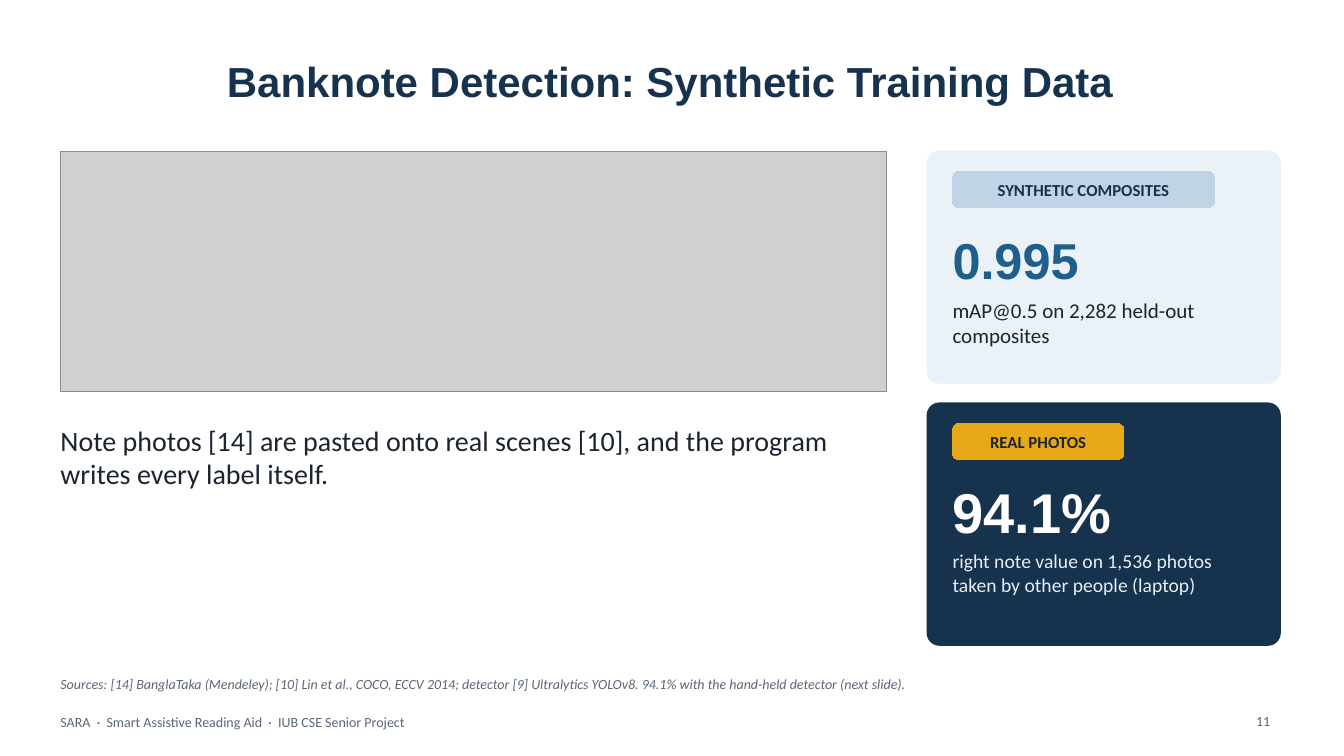
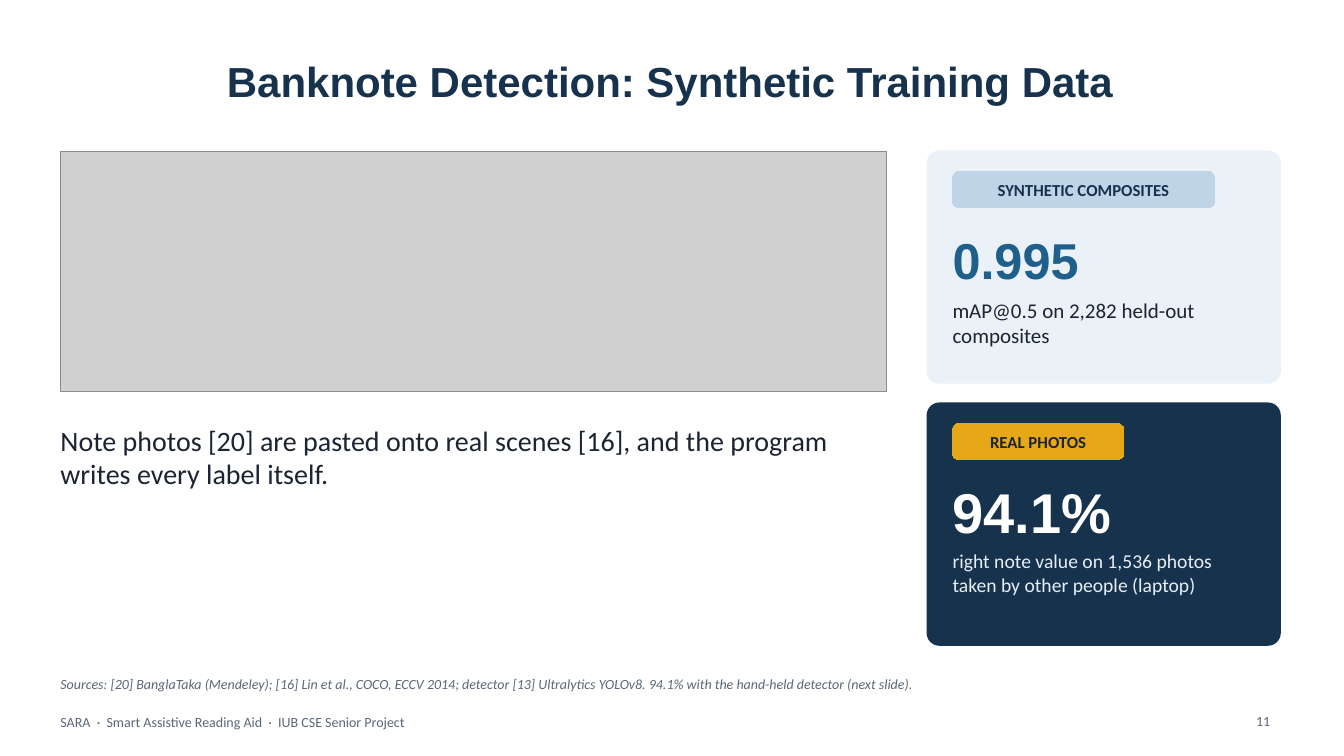
Before and after one commit to aflam330/Senior_project_wearable_glass_for_blind_people_using_ocr_and_ylo, a slide deck: slide 11 of Thesis Report and paper/thesis report/slides/SARA_Presentation_Redesigned.pptx. Drawn at 1344x756 pixels with LibreOffice and Linux fonts; fonts in the diff are those of the drawing; grey boxes stand for pictures; background and template pictures are left out. Boxes give left, top, right and bottom in pixels: in the first picture for what was removed or moved away, otherwise in the second. Text is boxed around its words. In the diff, an @@ line names an element or a change of style, - is before the commit and + after.

```diff
--- a/Thesis Report and paper/thesis report/slides/SARA_Presentation_Redesigned.pptx
+++ b/Thesis Report and paper/thesis report/slides/SARA_Presentation_Redesigned.pptx
@@ text at [60,430,827,489]: text changed @@
-Note photos [14] are pasted onto real scenes [10], and the program writes every label itself.
+Note photos [20] are pasted onto real scenes [16], and the program writes every label itself.
@@ text at [60,679,912,692]: text changed @@
-Sources: [14] BanglaTaka (Mendeley); [10] Lin et al., COCO, ECCV 2014; detector [9] Ultralytics YOLOv8. 94.1% with the hand-held detector (next slide).
+Sources: [20] BanglaTaka (Mendeley); [16] Lin et al., COCO, ECCV 2014; detector [13] Ultralytics YOLOv8. 94.1% with the hand-held detector (next slide).
```
Also in this commit, not shown: 14 other slides changed, 2 slides added, 2 slides removed, 6 other files.
